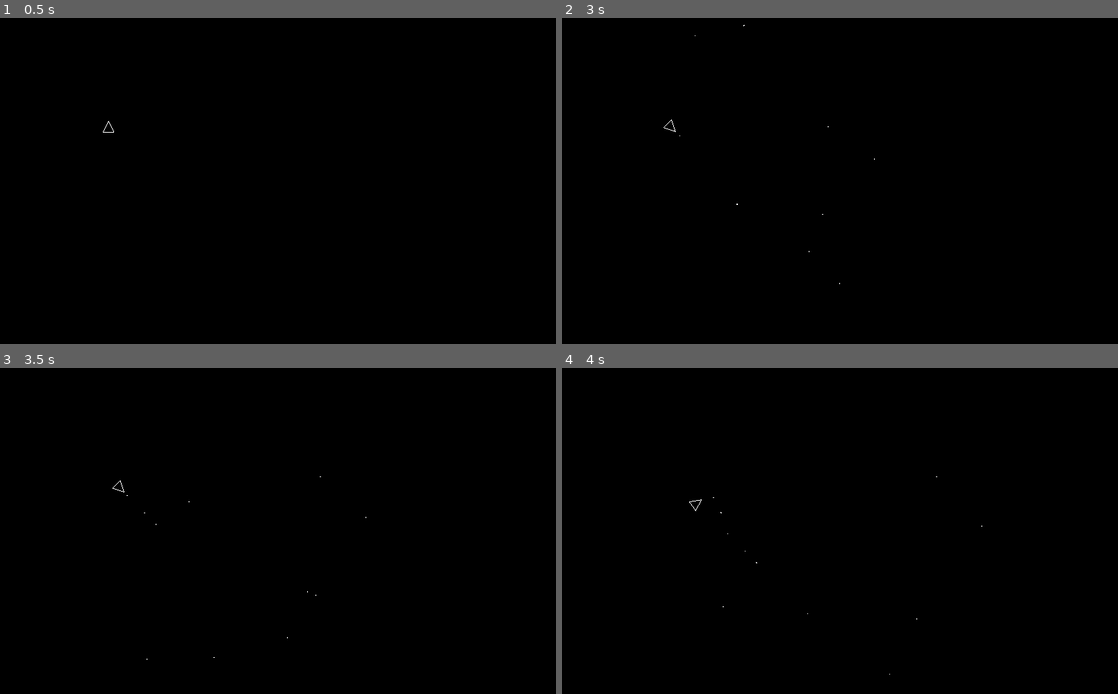
Above: before the commit, frames 1-4 (two rows, left to right).
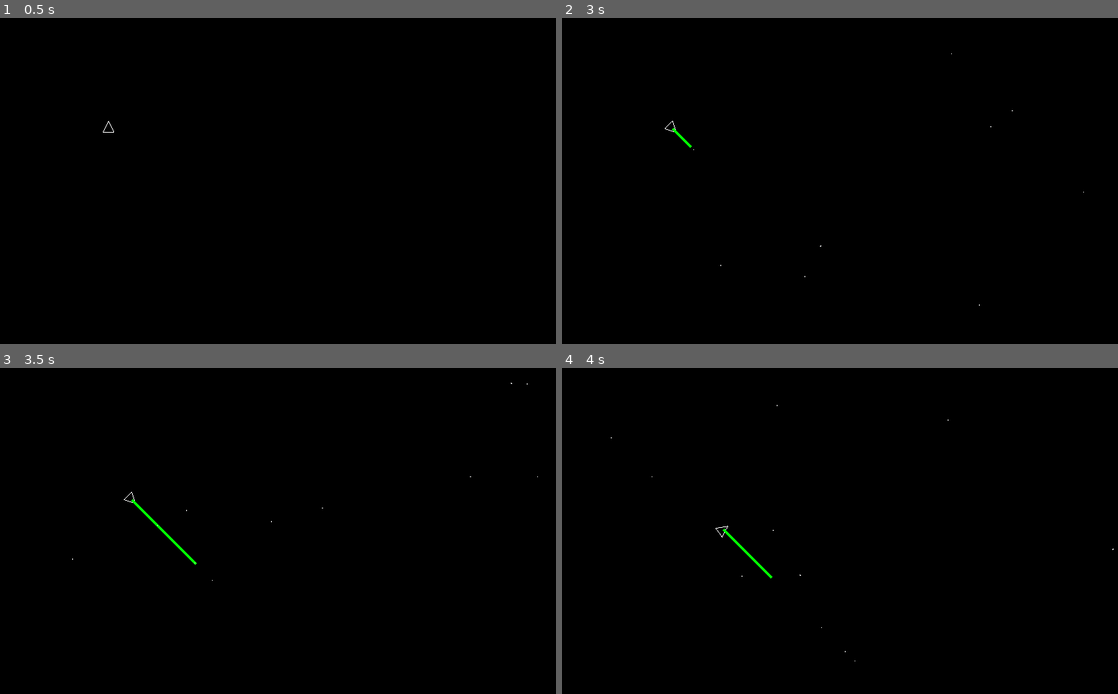
Above: after the commit, the same moments.

Repository: anderspitman/Asteroids1979
Game: Godot game, scene res://Main.tscn
Two runs of this game, one before a commit and one after it. Both use one fixed random seed, a clock stepped at 60 frames per second and the inputs below.
Inputs:
- Up to frame 1 (0.5 s): no input
- Up to frame 2 (3 s): tap Enter at 0.5 s; hold Right (ui_right) 0.53-1.28 s; tap Space (ui_select) at 0.6, 0.77, 1.07, 1.25, 1.35, 1.52, 1.82, 2.1, 2.85 s; hold Left (ui_left) 1.28-2.03 s; hold Right (ui_right) 2.03-2.78 s; hold Up (ui_up) from 2.78 s (still down)
- Up to frame 3 (3.5 s): keep holding Up (ui_up); tap Space (ui_select) at 3.02, 3.32 s
- Up to frame 4 (4 s): release Up (ui_up) at 3.53 s; hold Left (ui_left) from 3.53 s (still down); tap Space (ui_select) at 3.6, 3.77 s

Frame 1 is identical in both runs. In frame 2, less than 0.1% of the frame differs, in the area x 18-94%, y 2-89%; in frame 3, 0.2%, in the area x 13-97%, y 4-90%; in frame 4, 0.1%.

Commit message:
Make bullets move at relative velocity to ship
Also set maximum velocity for ship

Diff:
--- a/Bullet.gd
+++ b/Bullet.gd
@@ -2,17 +2,15 @@
 
 onready var viewport_size = get_viewport_rect().size
 
-export var direction = Vector2.ZERO
-
-var SPEED = 200
+export var velocity = Vector2.ZERO
 
 
 func _draw():
-
 	draw_circle(Vector2.ZERO, 1, Color.white)
 
 func _process(delta):
-	position += direction * SPEED * delta
+	#position += direction * SPEED * delta
+	position += velocity * delta
 	wrap_viewport()
 
 func _physics_process(delta):
--- a/Ship.gd
+++ b/Ship.gd
@@ -2,11 +2,13 @@
 
 const Bullet = preload("res://Bullet.tscn")
 
+const MAX_SPEED = 400
+const ACCELERATION = 4
+const DECELERATION = ACCELERATION / 2
+
 var ship_points = PoolVector2Array()
 var angular_speed = PI
-var speed = 500
-var acceleration = 2
-var deceleration = 1
+
 var velocity = Vector2.ZERO
 var thruster_on = false
 
@@ -27,11 +29,16 @@
 func _draw():
 	#draw_circle(position, 10, Color.white)
 	draw_polyline(ship_points, Color(1, 1, 1, 1), 1)
+	draw_line(Vector2.ZERO, velocity.rotated(-rotation), Color.green, 4)
+
 
 func _physics_process(delta):
 	pass
 
 func _process(delta):
+	#print("Ship.direction", Vector2.UP.rotated(rotation))
+
+	update()
 
 	var direction = 0
 	if Input.is_action_pressed("ui_left"):
@@ -40,10 +47,13 @@
 		direction = 1
 
 	if Input.is_action_pressed("ui_up"):
-		velocity += Vector2.UP.rotated(rotation) * acceleration
+		velocity += Vector2.UP.rotated(rotation) * ACCELERATION
 	else:
 		var decel_vec = velocity.normalized() * -1
-		velocity += decel_vec * deceleration
+		velocity += decel_vec * DECELERATION
+
+	if velocity.length() > MAX_SPEED:
+		velocity = velocity.normalized() * MAX_SPEED
 
 	rotation += angular_speed * direction * delta
 	position += velocity * delta
@@ -52,10 +62,9 @@
 
 	if Input.is_action_just_pressed("ui_select"):
 		var bullet = Bullet.instance()
-		bullet.position = position
-		bullet.direction = Vector2.UP.rotated(rotation).normalized()
-		print("instance Bullet")
-		print(position)
+		bullet.position = position + Vector2.UP.rotated(rotation) * 10
+		#bullet.velocity = Vector2.UP.rotated(rotation)
+		bullet.velocity = velocity + Vector2.UP.rotated(rotation) * 400
 		main.add_child(bullet)
 
 func wrap_viewport():
